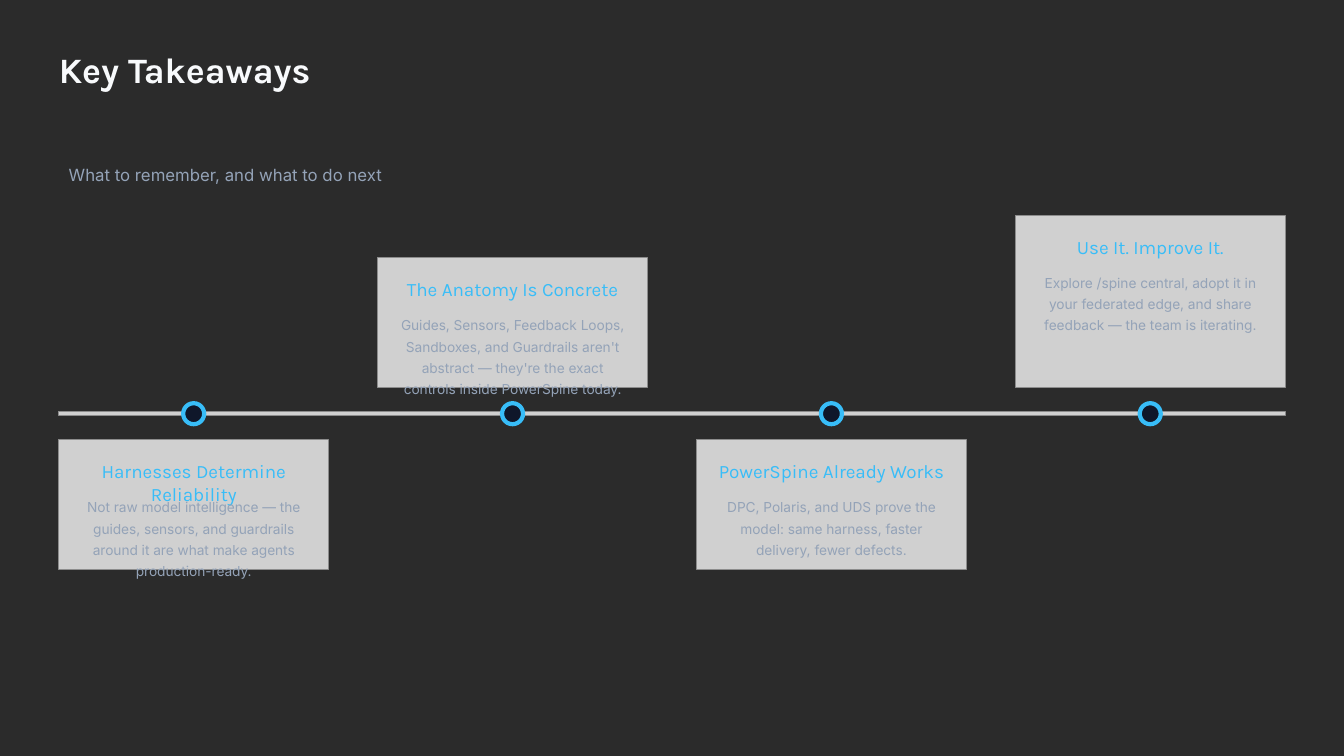
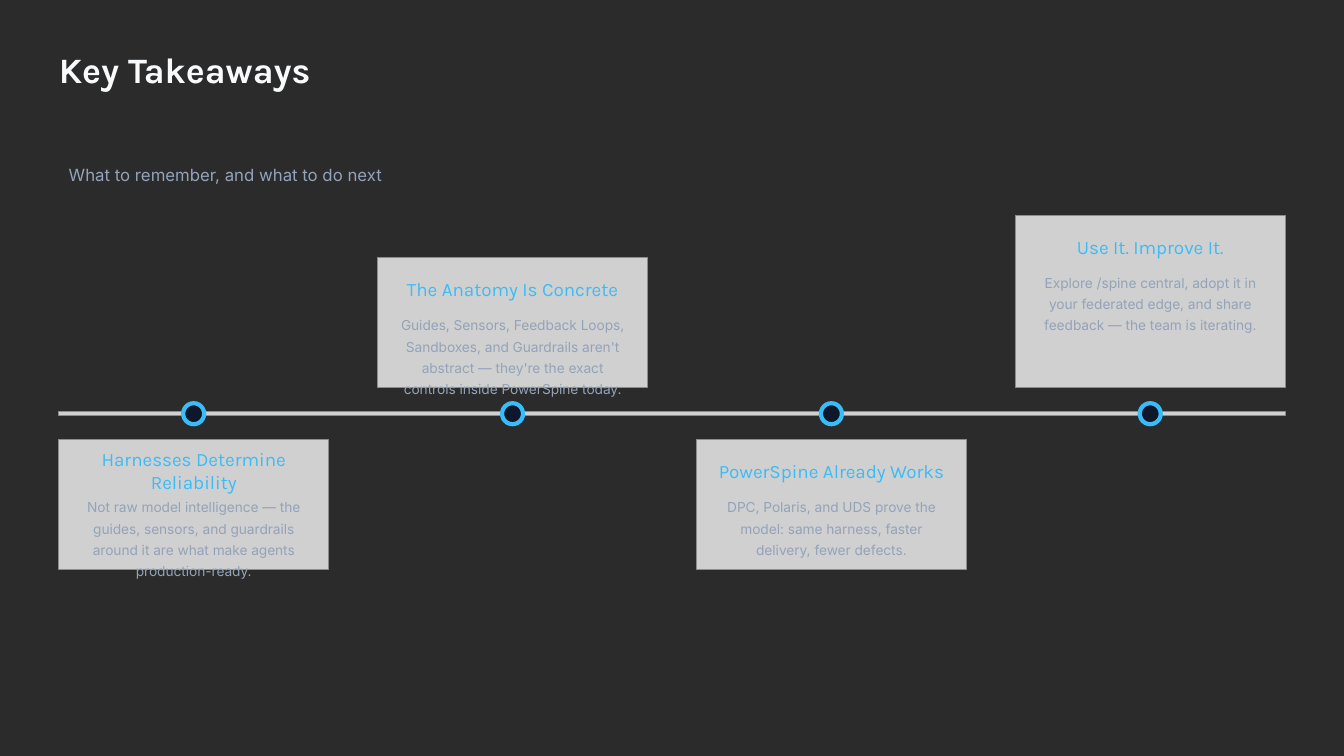
Before and after one commit to balakrishnaakuleti/harness_engineering, a slide deck: slide 24 of Harness Engineering in the Agentic Era (1).pptx (slide 22 before the commit). Drawn at 1344x756 pixels with LibreOffice and Linux fonts; fonts in the diff are those of the drawing; grey boxes stand for pictures; background and template pictures are left out; a plain dark background stands for a picture behind light text. Boxes give left, top, right and bottom in pixels: in the first picture for what was removed or moved away, otherwise in the second. Text is boxed around its words. In the diff, an @@ line names an element or a change of style, - is before the commit and + after.

```diff
--- a/Harness Engineering in the Agentic Era (1).pptx
+++ b/Harness Engineering in the Agentic Era (1).pptx
@@ text "Harnesses Determine Reliability": place and size @@
-text "Harnesses Determine Reliability" at bbox=[102, 465, 286, 507]
+text "Harnesses Determine Reliability" at bbox=[102, 453, 286, 494]
```
Also in this commit, not shown: 10 other slides changed, 4 slides added.
